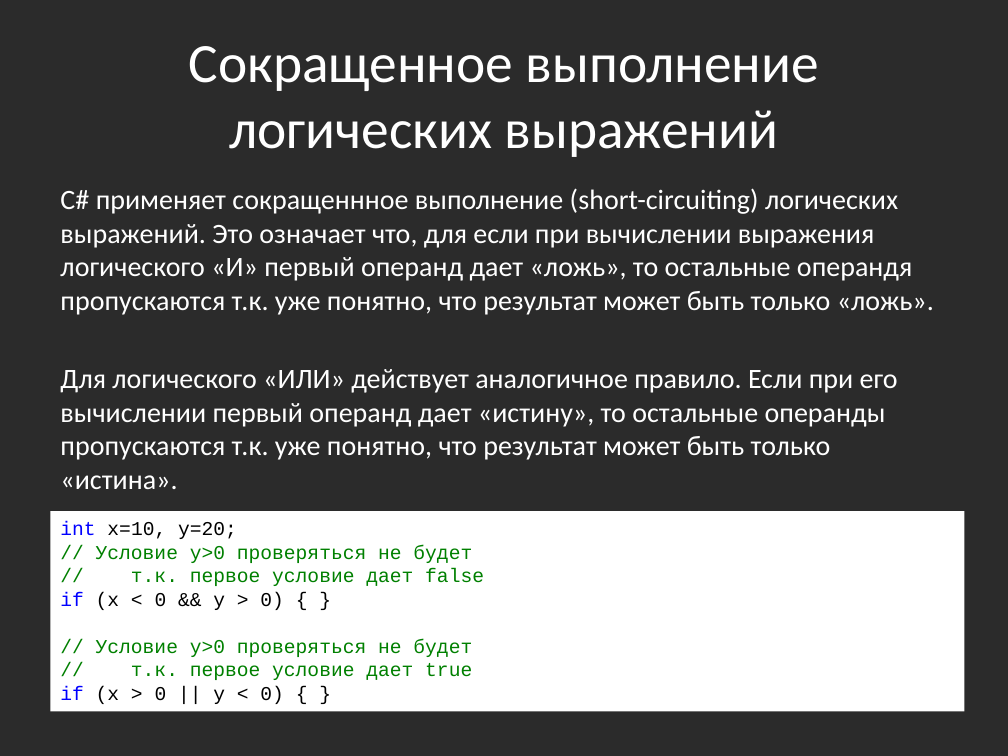
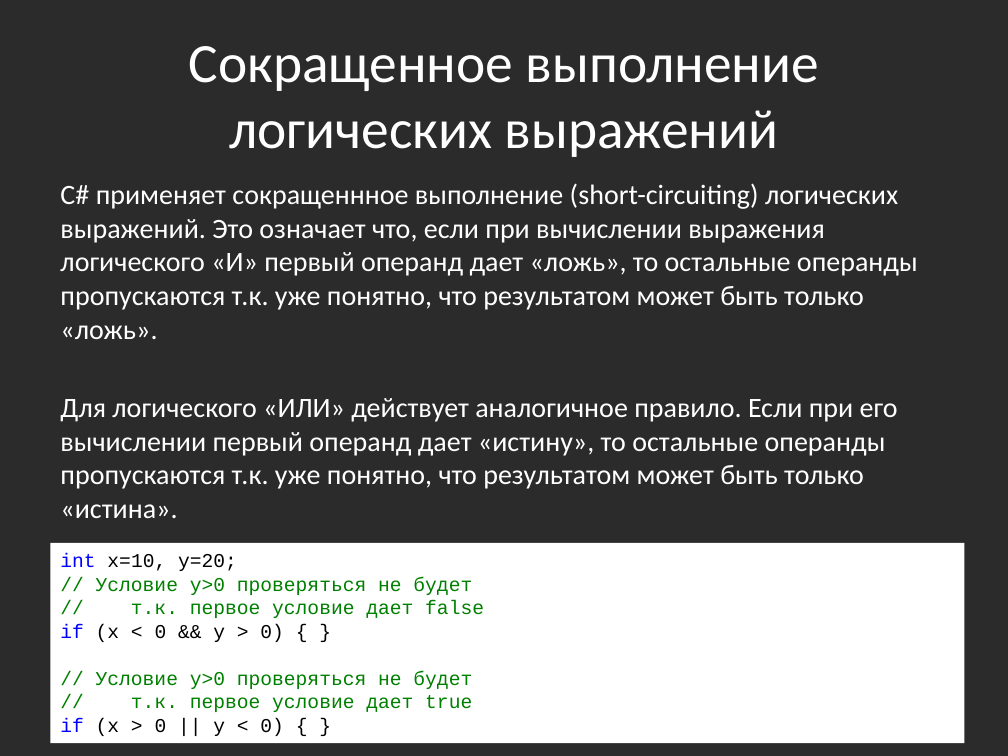
Before and after one commit to bazile/Training, a slide deck: slide 40 of Presentation/lesson-01.pptx. Drawn at 1008x756 pixels with LibreOffice and Linux fonts; fonts in the diff are those of the drawing; background and template pictures are left out; a plain dark background stands for a picture behind light text. Boxes give left, top, right and bottom in pixels: in the first picture for what was removed or moved away, otherwise in the second. Text is boxed around its words. In the diff, an @@ line names an element or a change of style, - is before the commit and + after.

Commit message:
Fixed typos

```diff
--- a/Presentation/lesson-01.pptx
+++ b/Presentation/lesson-01.pptx
@@ text at [60, 183, 918, 518]: text changed @@
-C# применяет сокращеннное выполнение (short-circuiting) логических выражений. Это означает что, для если при вычислении выражения логического «И» первый операнд дает «ложь», то остальные операндя пропускаются т.к. уже понятно, что результат может быть только «ложь».
-Для логического «ИЛИ» действует аналогичное правило. Если при его вычислении первый операнд дает «истину», то остальные операнды пропускаются т.к. уже понятно, что результат может быть только «истина».
+C# применяет сокращеннное выполнение (short-circuiting) логических выражений. Это означает что, если при вычислении выражения логического «И» первый операнд дает «ложь», то остальные операнды пропускаются т.к. уже понятно, что результатом может быть только «ложь».
+Для логического «ИЛИ» действует аналогичное правило. Если при его вычислении первый операнд дает «истину», то остальные операнды пропускаются т.к. уже понятно, что результатом может быть только «истина».
@@ rectangle "int x=10, y=20;": place and size @@
-rectangle "int x=10, y=20;" at [50, 511, 965, 712]
+rectangle "int x=10, y=20;" at [50, 543, 965, 744]
```
